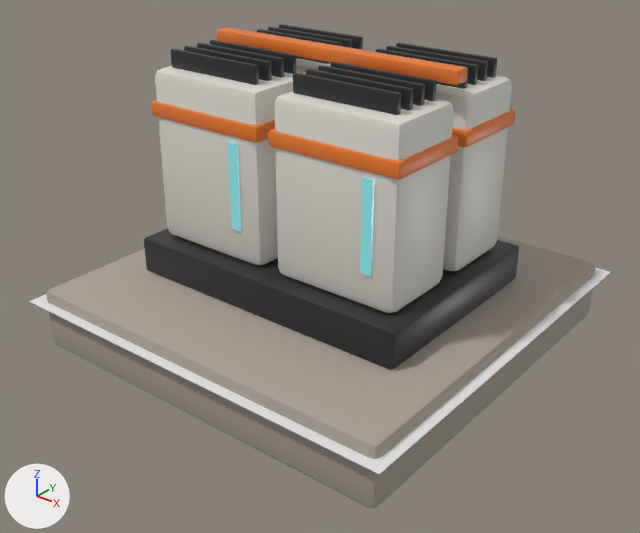
Before and after pictures for a commit that changed the Blender file res/models/placement/power/battery_1x1.blend.
Camera for both pictures: a 50 mm camera at (2.35, -3.01, 1.96) aimed at (0.05, -0.14, 0.17). Every picture has the same lights, and +X, +Y and +Z are marked at lower left. The older version comes first.

In view in the first picture: '%P%Footprint', 'Battery'.
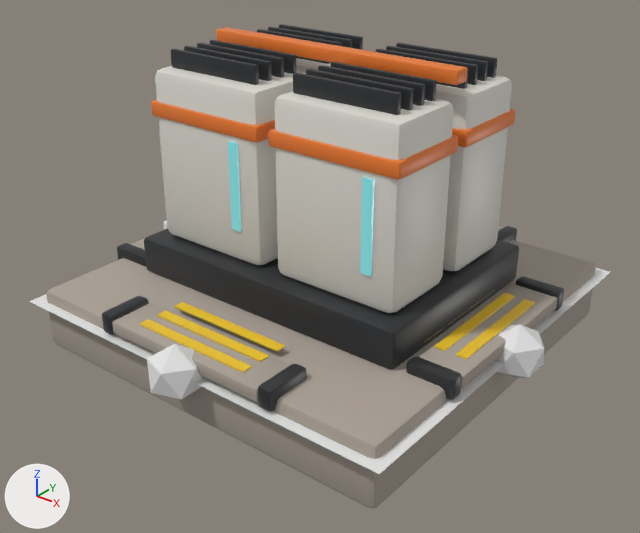
Changed parts and their boxes (x1, y1, x2, y2) in the pictures (640 x 533 px):
'%V%AnchorOut.003+', added: after (102, 296, 307, 412)
    faces in mat_concrete (grey #aaa095): (112, 304, 290, 401)
    faces in mat_hazard_yellow (yellow #edc427): (140, 302, 285, 373)
    faces in mat_frame_graphite (dark grey #35373a): (102, 296, 307, 412)
'%V%AnchorOut+', added: after (406, 276, 564, 400)
    faces in mat_concrete (grey #aaa095): (419, 285, 557, 388)
    faces in mat_hazard_yellow (yellow #edc427): (424, 290, 535, 359)
    faces in mat_frame_graphite (dark grey #35373a): (406, 276, 564, 400)
'%P%AnchorOut.003', added: after (147, 344, 202, 399)
'%P%AnchorOut', added: after (496, 324, 544, 378)
'%V%AnchorOut.001+', added: after (117, 238, 146, 266)
    faces in mat_frame_graphite (dark grey #35373a): (117, 243, 146, 266)
'%V%AnchorOut.002+', added: after (497, 226, 517, 243)
    faces in mat_frame_graphite (dark grey #35373a): (497, 226, 517, 243)

Diff of the bpy script that builds the scene:
```diff
--- a/res/models/placement/power/battery_1x1.blend.py
+++ b/res/models/placement/power/battery_1x1.blend.py
@@ mat_hazard_yellow @@
+mat_hazard_yellow = principled_material('Hazard_Yellow')
+mat_hazard_yellow.base_color = (0.85, 0.55, 0.02)  # yellow #edc427
@@ me_v_anchorout_003 @@
+me_v_anchorout_003.from_pydata(...)  # 192 vertices, 180 faces; spans x -0.49..0.49, y -0.98..-0.675, z 0.01..0.11
+me_v_anchorout_003.polygons.foreach_set('use_smooth', [True] * 180)
+# faces by material slot: [54, 108, 18]
+me_v_anchorout_003.materials.append(mat_concrete)  # grey #aaa095
+me_v_anchorout_003.materials.append(mat_frame_graphite)  # dark grey #35373a
+me_v_anchorout_003.materials.append(mat_hazard_yellow)  # yellow #edc427
@@ me_v_anchorout_002 @@
+me_v_anchorout_002.from_pydata(...)  # 192 vertices, 180 faces; spans x -0.49..0.49, y 0.675..0.98, z 0.01..0.11
+me_v_anchorout_002.polygons.foreach_set('use_smooth', [True] * 180)
+# faces by material slot: [54, 108, 18]
+me_v_anchorout_002.materials.append(mat_concrete)  # grey #aaa095
+me_v_anchorout_002.materials.append(mat_frame_graphite)  # dark grey #35373a
+me_v_anchorout_002.materials.append(mat_hazard_yellow)  # yellow #edc427
@@ me_v_anchorout_001 @@
+me_v_anchorout_001.from_pydata(...)  # 192 vertices, 180 faces; spans x -0.98..-0.675, y -0.49..0.49, z 0.01..0.11
+me_v_anchorout_001.polygons.foreach_set('use_smooth', [True] * 180)
+# faces by material slot: [54, 108, 18]
+me_v_anchorout_001.materials.append(mat_concrete)  # grey #aaa095
+me_v_anchorout_001.materials.append(mat_frame_graphite)  # dark grey #35373a
+me_v_anchorout_001.materials.append(mat_hazard_yellow)  # yellow #edc427
@@ me_v_anchorout @@
+me_v_anchorout.from_pydata(...)  # 192 vertices, 180 faces; spans x 0.675..0.98, y -0.49..0.49, z 0.01..0.11
+me_v_anchorout.polygons.foreach_set('use_smooth', [True] * 180)
+# faces by material slot: [54, 108, 18]
+me_v_anchorout.materials.append(mat_concrete)  # grey #aaa095
+me_v_anchorout.materials.append(mat_frame_graphite)  # dark grey #35373a
+me_v_anchorout.materials.append(mat_hazard_yellow)  # yellow #edc427
@@ ob_v_anchorout_003 @@
+ob_v_anchorout_003 = bpy.data.objects.new('%V%AnchorOut.003+', me_v_anchorout_003)
+ob_v_anchorout_003.location = (0.0, 0.0, 0.0)
@@ ob_v_anchorout_002 @@
+ob_v_anchorout_002 = bpy.data.objects.new('%V%AnchorOut.002+', me_v_anchorout_002)
+ob_v_anchorout_002.location = (0.0, 0.0, 0.0)
@@ ob_v_anchorout_001 @@
+ob_v_anchorout_001 = bpy.data.objects.new('%V%AnchorOut.001+', me_v_anchorout_001)
+ob_v_anchorout_001.location = (0.0, 0.0, 0.0)
@@ ob_v_anchorout @@
+ob_v_anchorout = bpy.data.objects.new('%V%AnchorOut+', me_v_anchorout)
+ob_v_anchorout.location = (0.0, 0.0, 0.0)
@@ ob_p_anchorout_003 @@
+ob_p_anchorout_003 = bpy.data.objects.new('%P%AnchorOut.003', me_p_center.copy())  # the mesh of ob_p_center
+ob_p_anchorout_003.location = (0.0, -1.0, 0.013)
+ob_p_anchorout_003.scale = (0.13, 0.13, 0.13)
@@ ob_p_anchorout @@
+ob_p_anchorout = bpy.data.objects.new('%P%AnchorOut', me_p_center.copy())  # the mesh of ob_p_center
+ob_p_anchorout.location = (1.0, 0.0, 0.013)
+ob_p_anchorout.scale = (0.13, 0.13, 0.13)
```
